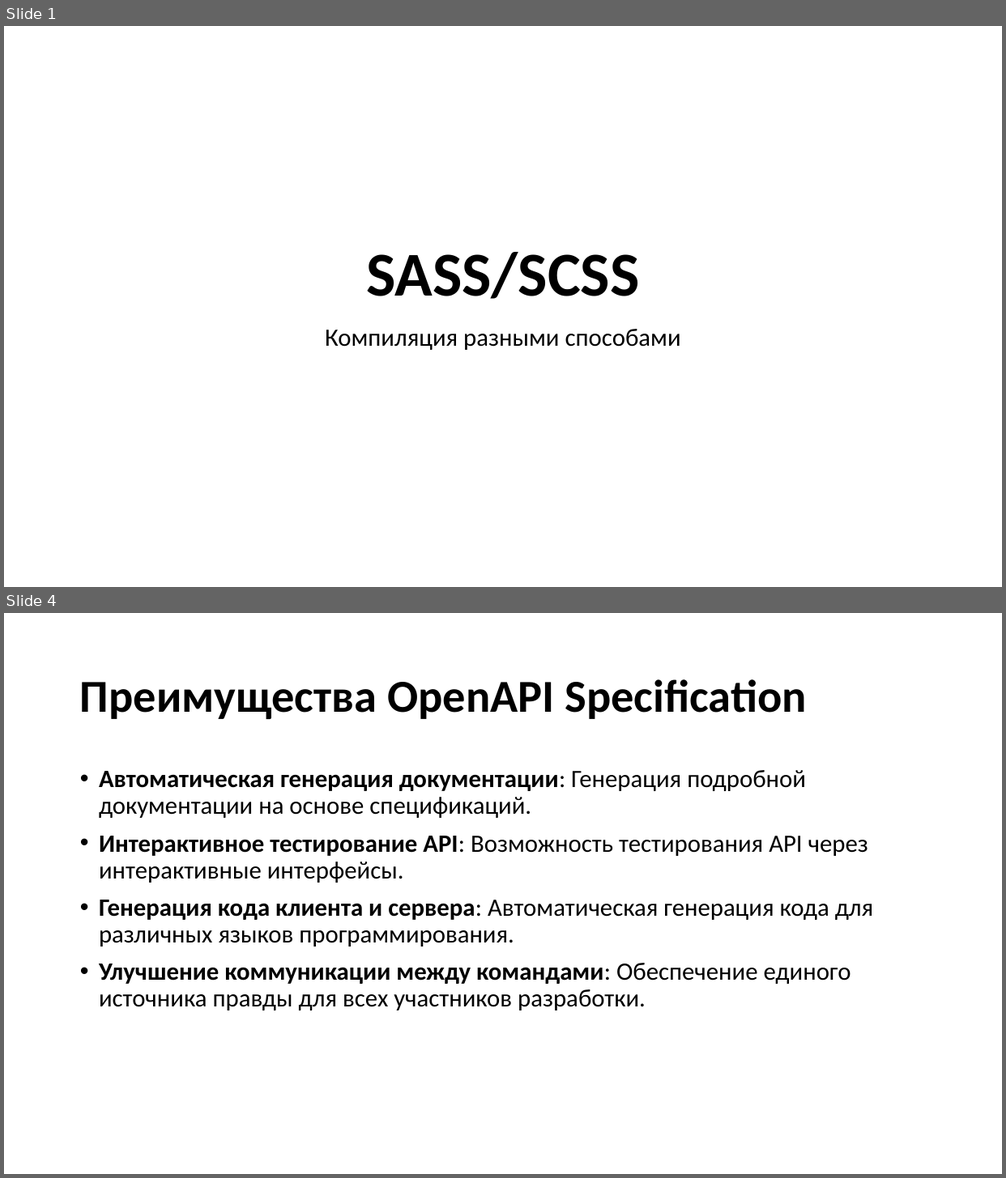
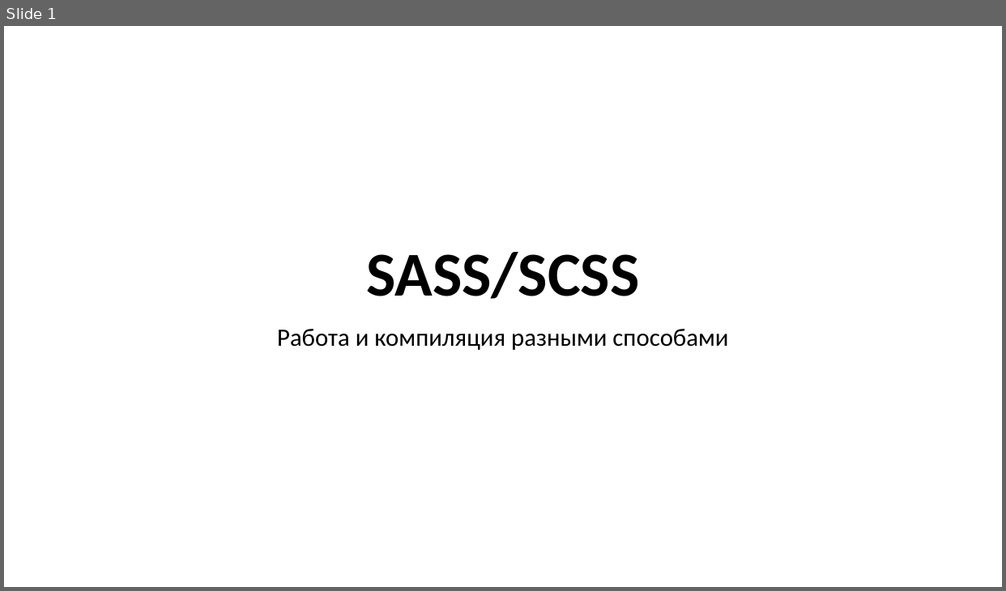
Before and after one commit to TalantRys/scss-study, a slide deck: sass.pptx. Shown one above the other, each under a label of ours: slides 1 and 4 before the commit, slide 1 after it; the slides between them are not shown. The pictures are 1006x1178 and 1006x591 pixels, drawn with LibreOffice and Linux fonts; fonts in the diff are those of the drawing. Boxes give left, top, right and bottom in pixels: in the first picture for what was removed or moved away, otherwise in the second. Text is boxed around its words. In the diff, an @@ line names an element or a change of style, - is before the commit and + after.

```diff
--- a/sass.pptx
+++ b/sass.pptx
@@ slide 4 removed at (4,613,1002,1174), background #FFFFFF @@
@@ title removed at (80,679,806,719) @@
-Преимущества OpenAPI Specification
@@ text removed at (99,770,874,1011) @@
-• Автоматическая генерация документации: Генерация подробной документации на основе спецификаций.
-• Интерактивное тестирование API: Возможность тестирования API через интерактивные интерфейсы.
-• Генерация кода клиента и сервера: Автоматическая генерация кода для различных языков программирования.
-• Улучшение коммуникации между командами: Обеспечение единого источника правды для всех участников разработки.
@@ slide 1 changed as well @@
@@ subtitle at (277,329,728,350): text changed @@
-Компиляция разными способами
+Работа и компиляция разными способами
```
Also in this commit, not shown: 1 other slide changed, 8 slides added, 28 other slides removed.
